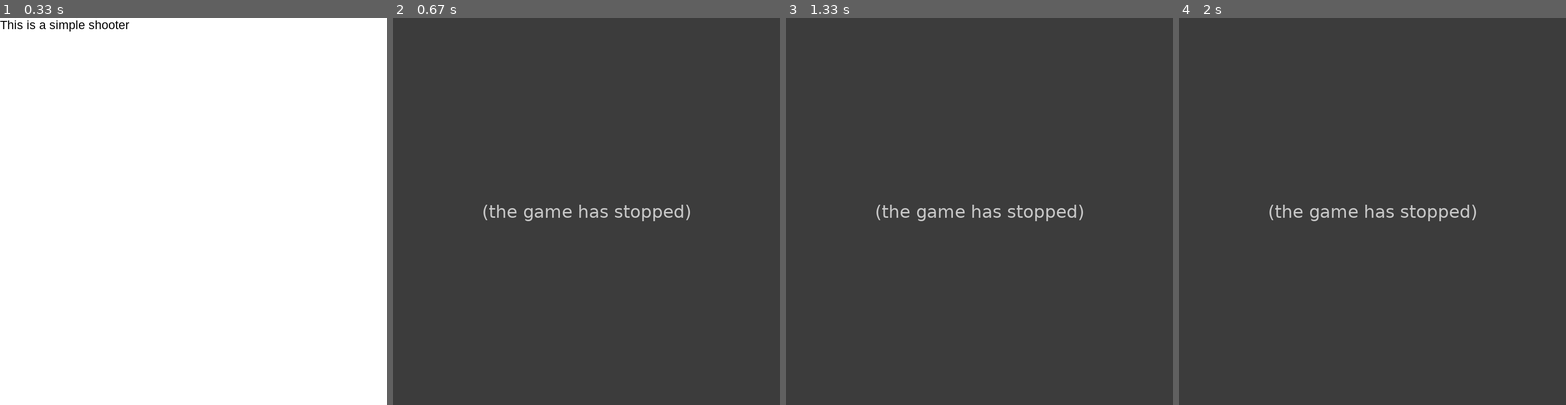
Above: before the commit, frames 1-4 (left to right).
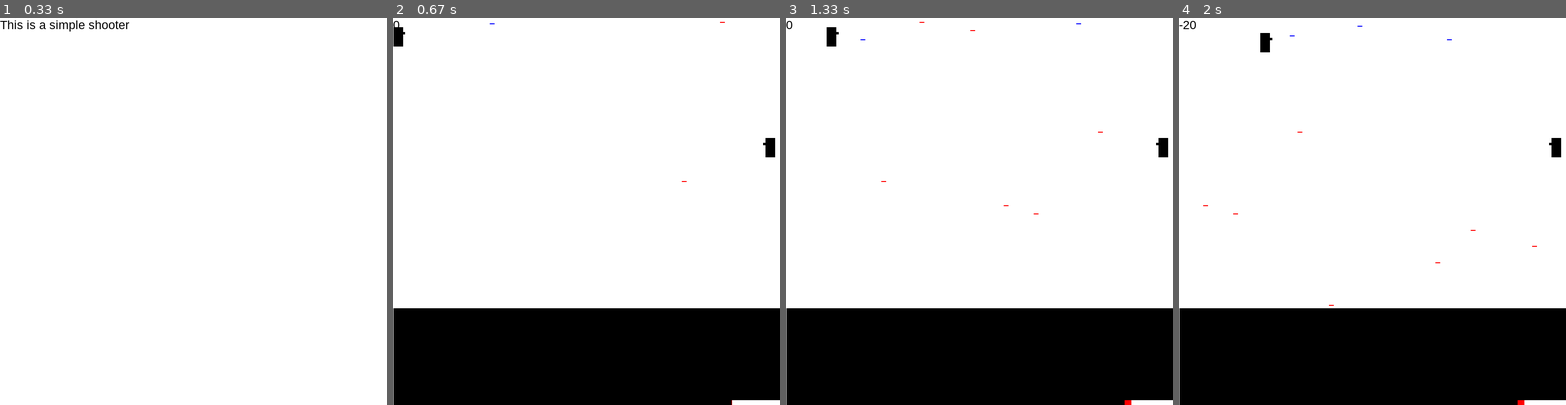
Above: after the commit, the same moments.

Repository: zwang20/SimpleShooter
Game: pygame game, started from project_ss.py
Same seed, same stepped clock (60 frames per second), same inputs: the game is played once before the commit and once after it.
Inputs:
- Up to frame 1 (0.33 s): no input
- Up to frame 2 (0.67 s): tap Space at 0.33 s
- Up to frame 3 (1.33 s): hold D 0.67-1.13 s; hold W from 1.17 s (still down); tap Space at 1.23 s
- Up to frame 4 (2 s): release W at 1.47 s; hold D 1.5-1.97 s; tap Space at 1.57, 1.87 s

Frame 1 is identical in both runs. In frame 2, 100% of the frame differs, in the area x 0-100%, y 0-100%; in frame 3, 100%; in frame 4, 100%.
Error before the commit: TypeError: text must be a unicode or bytes (sge.py line 8); the game stopped at 0.35 s (later frames are placeholders)

Commit message:
Added non string support

Diff:
--- a/sge.py
+++ b/sge.py
@@ -5,7 +5,7 @@
 
 def sge_print(display, string='Test', x=0, y=0, colour=(0, 0, 0)):
     display.blit(pygame.font.SysFont("arial",
-        25).render(string, True, colour), (x, y))
+        25).render(str(string), True, colour), (x, y))
 
 # what is the point of having this?! I'm lazy, also why not
 def sge_rect(display, x, y, width, height, colour=(0, 0, 0)):
